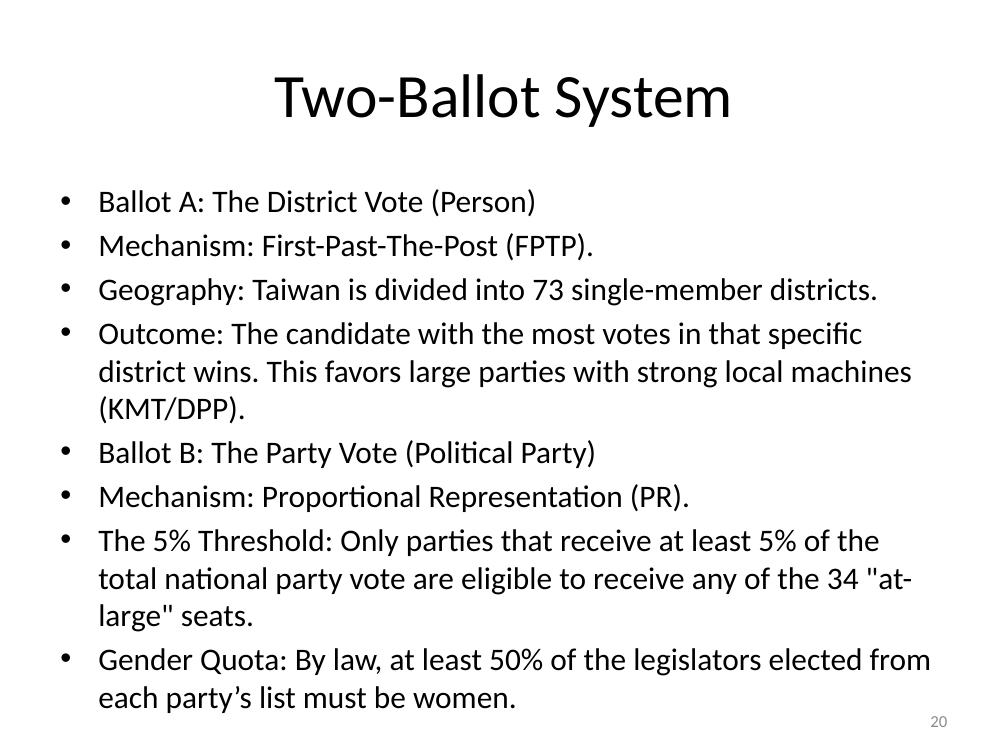
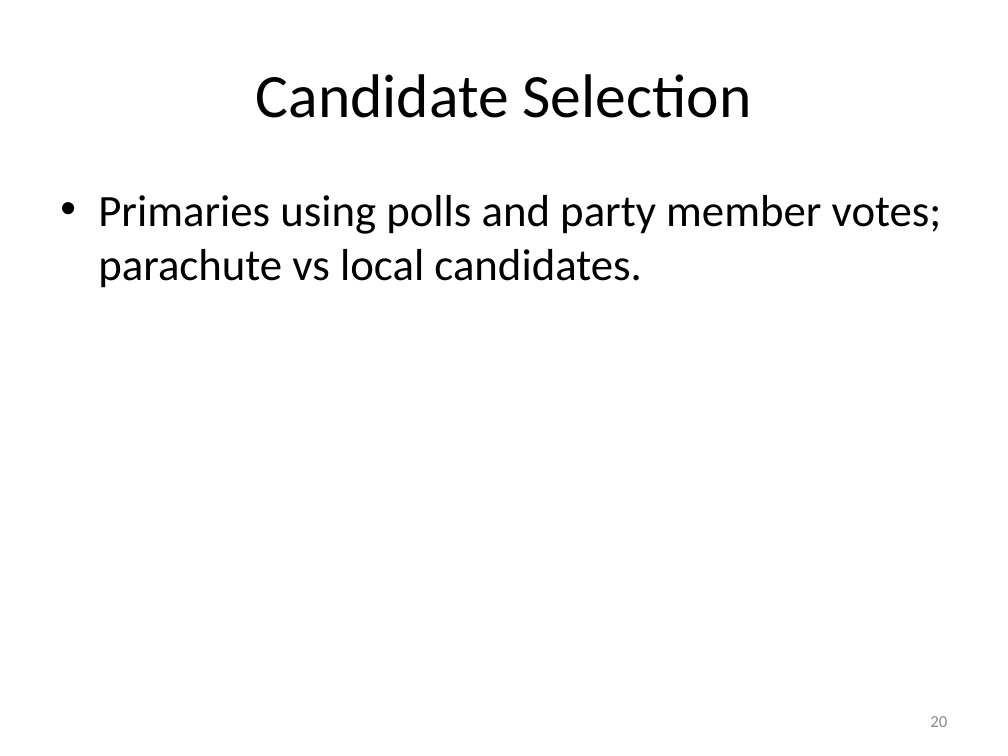
Before and after one commit to TsaiChiahung/ESC, a slide deck: slide 20 of 國發所演講/taiwan_elections_lecture.pptx. Drawn at 1008x756 pixels with LibreOffice and Linux fonts; fonts in the diff are those of the drawing. Boxes give left, top, right and bottom in pixels: in the first picture for what was removed or moved away, otherwise in the second. Text is boxed around its words. In the diff, an @@ line names an element or a change of style, - is before the commit and + after.

```diff
--- a/國發所演講/taiwan_elections_lecture.pptx
+++ b/國發所演講/taiwan_elections_lecture.pptx
@@ title at (256,74,752,118): text changed @@
-Two-Ballot System
+Candidate Selection
@@ text at (98,195,942,288): text changed; size 22.4 to 32 pt @@
-• Ballot A: The District Vote (Person)
-• Mechanism: First-Past-The-Post (FPTP).
-• Geography: Taiwan is divided into 73 single-member districts.
-• Outcome: The candidate with the most votes in that specific district wins. This favors large parties with strong local machines (KMT/DPP).
-• Ballot B: The Party Vote (Political Party)
-• Mechanism: Proportional Representation (PR).
-• The 5% Threshold: Only parties that receive at least 5% of the total national party vote are eligible to receive any of the 34 "at-large" seats.
-• Gender Quota: By law, at least 50% of the legislators elected from each party’s list must be women.
+• Primaries using polls and party member votes; parachute vs local candidates.
```
Also in this commit, not shown: 4 other slides changed, 4 slides added, 4 slides removed, 1 other file.
